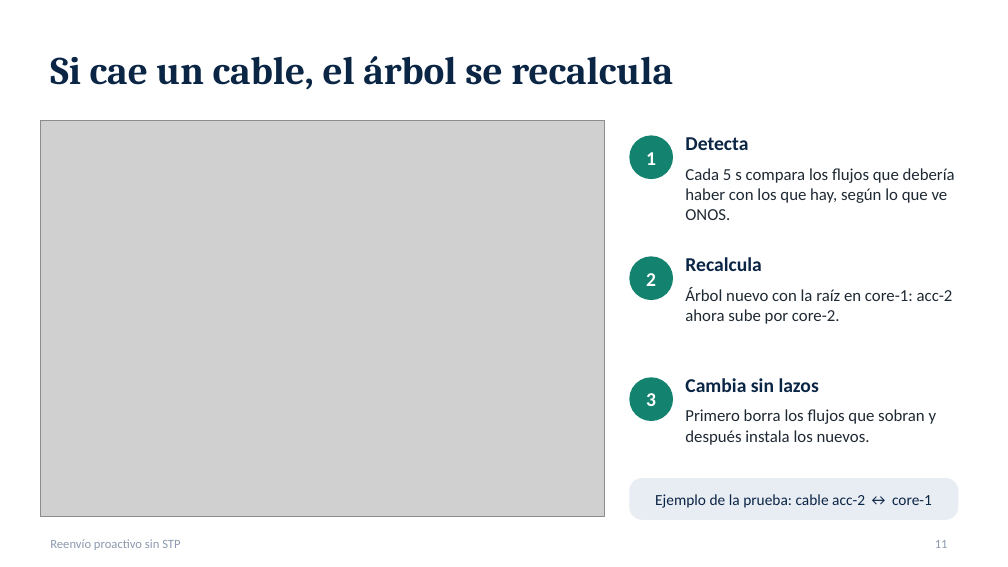
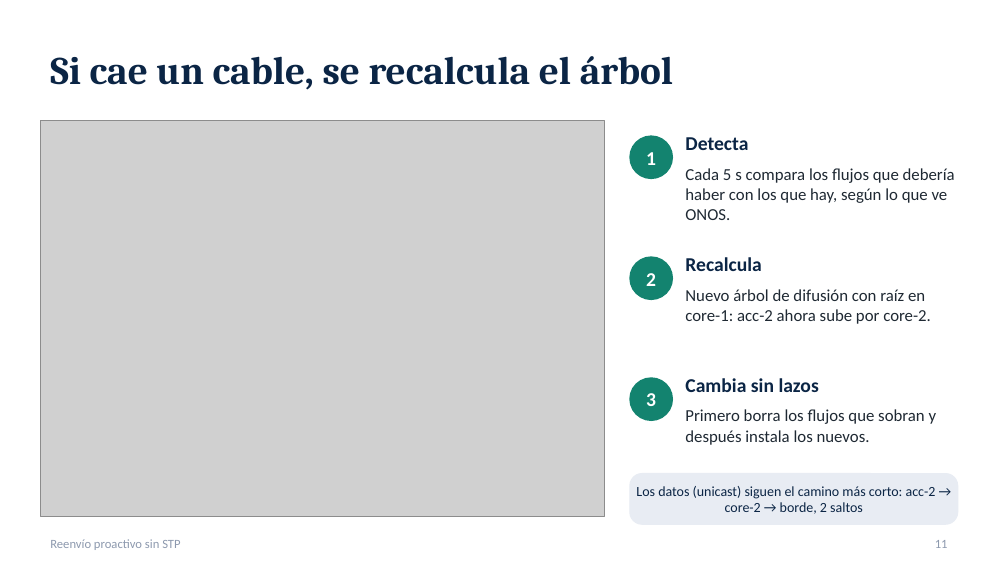
Before and after one commit to SergioAnderson123/proyecto-sdn, a slide deck: slide 11 of docs/Reenvio_proactivo_sin_STP.pptx. Drawn at 1008x567 pixels with LibreOffice and Linux fonts; fonts in the diff are those of the drawing; grey boxes stand for pictures. Boxes give left, top, right and bottom in pixels: in the first picture for what was removed or moved away, otherwise in the second. Text is boxed around its words. In the diff, an @@ line names an element or a change of style, - is before the commit and + after.

Commit message:
docs: aclara que el unicast sigue el camino mas corto aunque el arbol de difusion se recalcule (diapositiva y diseño)

```diff
--- a/docs/Reenvio_proactivo_sin_STP.pptx
+++ b/docs/Reenvio_proactivo_sin_STP.pptx
@@ title at bbox=[50, 56, 673, 90]: text changed @@
-Si cae un cable, el árbol se recalcula
+Si cae un cable, se recalcula el árbol
@@ text at bbox=[685, 289, 931, 324]: text changed @@
-Árbol nuevo con la raíz en core-1: acc-2 ahora sube por core-2.
+Nuevo árbol de difusión con raíz en core-1: acc-2 ahora sube por core-2.
@@ rounded rectangle: place and size @@
-rounded rectangle at bbox=[630, 479, 958, 519]
+rounded rectangle at bbox=[630, 474, 958, 524]
@@ rounded rectangle at bbox=[630, 474, 958, 524]: proportions changed @@
@@ text at bbox=[636, 486, 936, 514]: text changed; size 11 to 10 pt @@
-Ejemplo de la prueba: cable acc-2 ↔ core-1
+Los datos (unicast) siguen el camino más corto: acc-2 → core-2 → borde, 2 saltos
```
Also in this commit, not shown: 1 other file.
